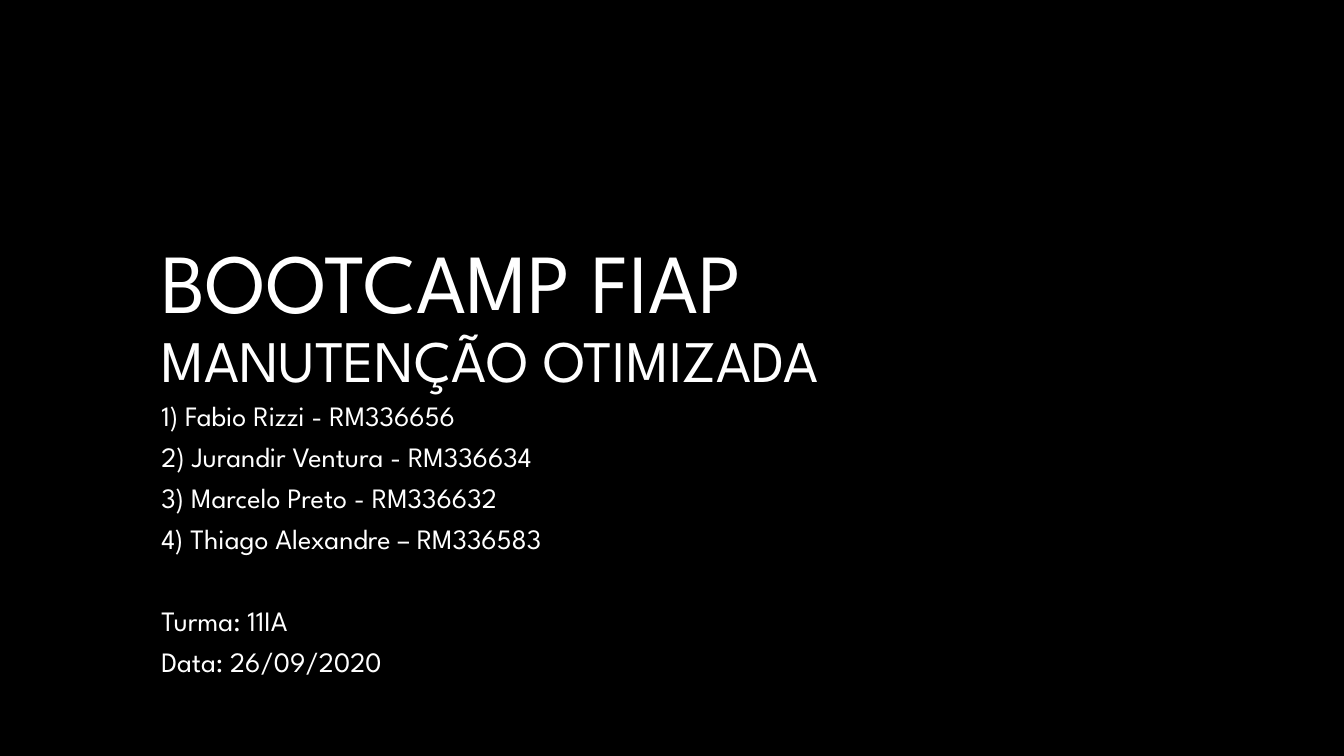
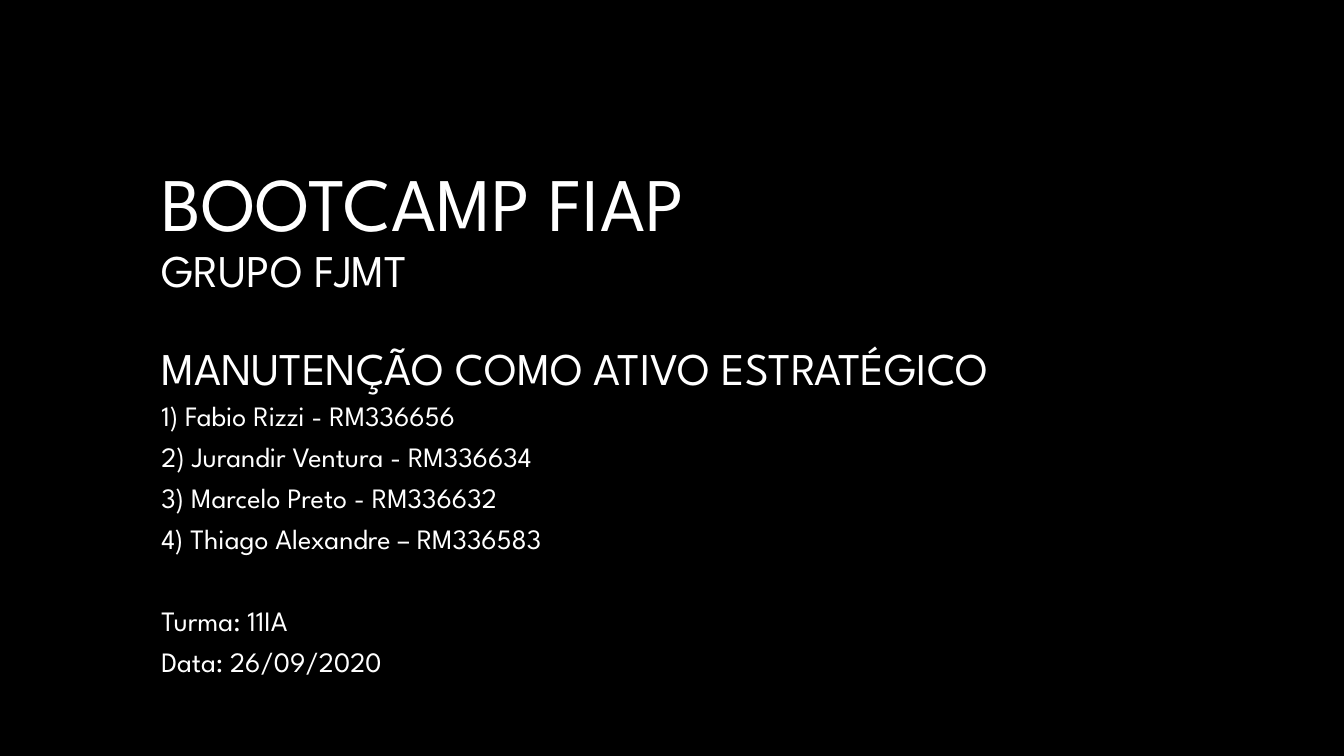
Before and after one commit to fiapIA/bootcamp, a slide deck: slide 1 of pitch/Bootcamp_Pitch_Vivante_FJMT_R-0.pptx. Drawn at 1344x756 pixels with LibreOffice and Linux fonts; fonts in the diff are those of the drawing; background and template pictures are left out. Boxes give left, top, right and bottom in pixels: in the first picture for what was removed or moved away, otherwise in the second. Text is boxed around its words. In the diff, an @@ line names an element or a change of style, - is before the commit and + after.

```diff
--- a/pitch/Bootcamp_Pitch_Vivante_FJMT_R-0.pptx
+++ b/pitch/Bootcamp_Pitch_Vivante_FJMT_R-0.pptx
@@ title at (x1=161, y1=180, x2=988, y2=395): text changed; size 42 to 32.4 pt @@
-BOOTCAMP FIAP
-MANUTENÇÃO OTIMIZADA
+BOOTCAMP FIAP
+GRUPO FJMT
+MANUTENÇÃO COMO ATIVO ESTRATÉGICO
```
Also in this commit, not shown: 2 other slides changed, 1 slide added, 2 other files.
